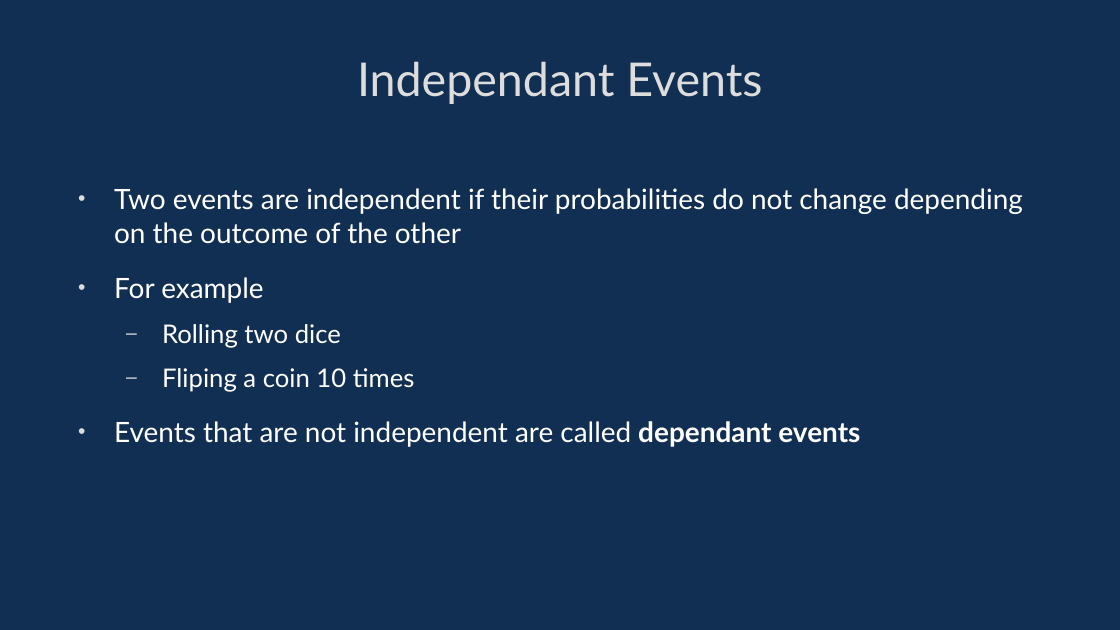
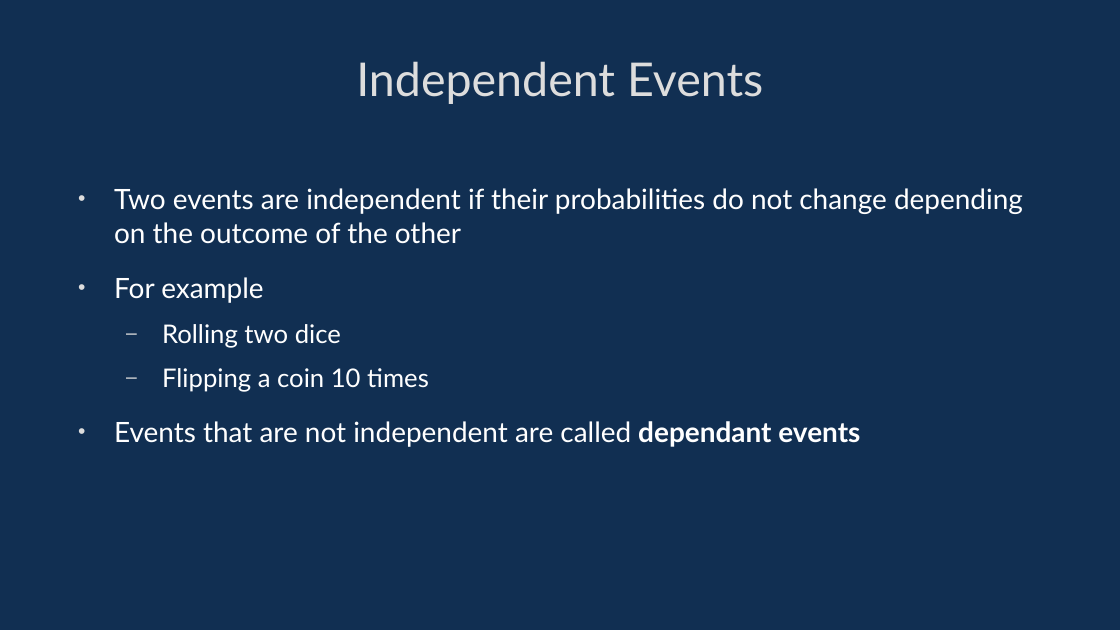
Before and after one commit to davidgundry/maths22-23, a slide deck: slide 17 of slides/maths-10-probability.odp. Drawn at 1120x630 pixels with LibreOffice and Linux fonts; fonts in the diff are those of the drawing. Boxes give left, top, right and bottom in pixels: in the first picture for what was removed or moved away, otherwise in the second. Text is boxed around its words. In the diff, an @@ line names an element or a change of style, - is before the commit and + after.

```diff
--- a/slides/maths-10-probability.odp
+++ b/slides/maths-10-probability.odp
@@ title at (356, 61, 763, 104): text changed @@
-Independant Events
+Independent Events
@@ text at (162, 368, 429, 392): text changed @@
-  – Fliping a coin 10 times
+  – Flipping a coin 10 times
```
Also in this commit, not shown: 12 other slides changed.
